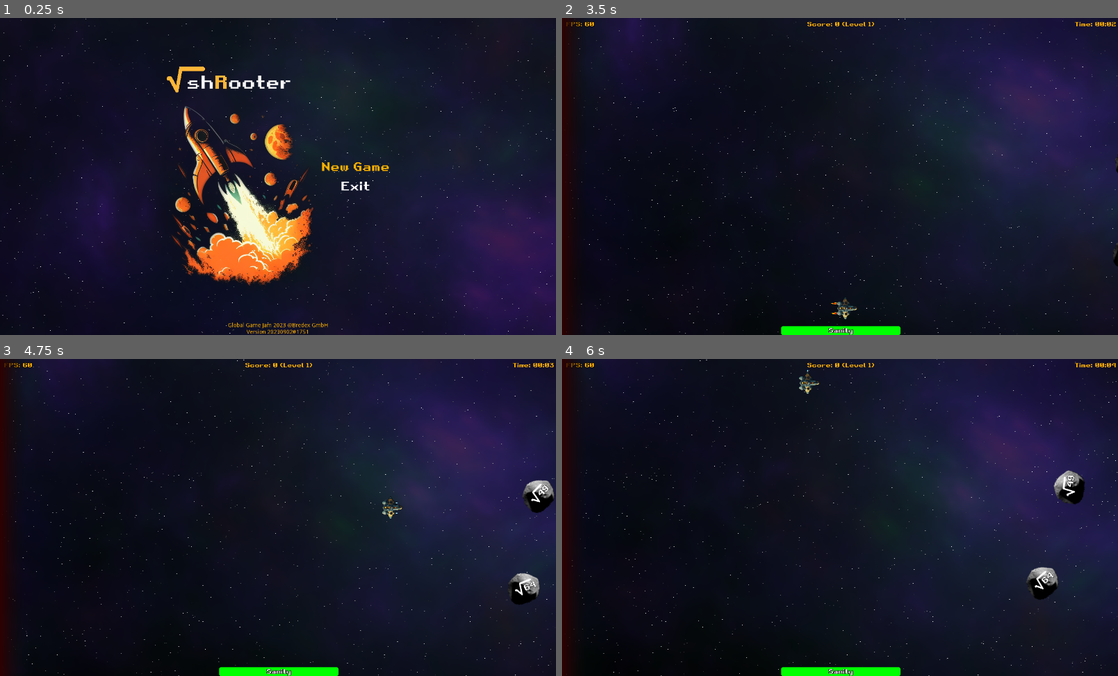
Above: before the commit, frames 1-4 (two rows, left to right).
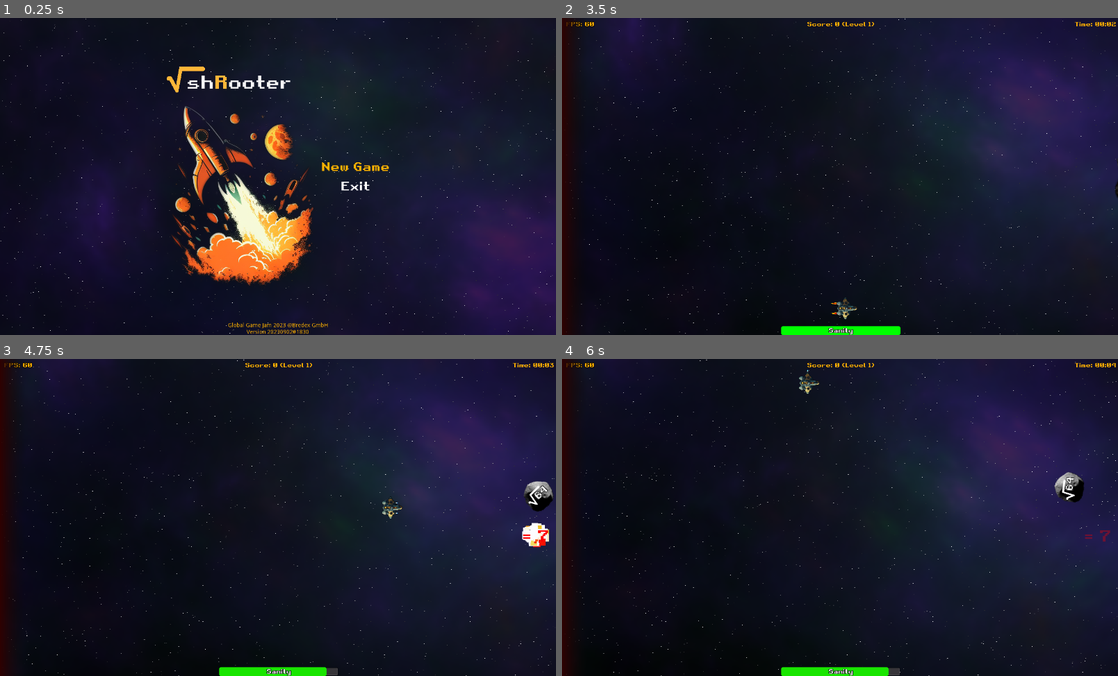
Above: after the commit, the same moments.

Repository: gingerr/ggj-2023-roots-one
Game: Godot game, scene res://MainMenu.tscn
Two runs of this game, one before a commit and one after it. Both use one fixed random seed, a clock stepped at 60 frames per second and the inputs below.
Inputs:
- Up to frame 1 (0.25 s): no input
- Up to frame 2 (3.5 s): click "New Game" at 0.5 s; tap Enter at 1.25, 1.35, 2.1, 2.85 s; hold Right (ui_right) 1.28-2.03 s; tap Space at 1.52, 2.27 s; hold Down (ui_down) 2.03-2.78 s; hold Right (ui_right) from 2.78 s (still down)
- Up to frame 3 (4.75 s): release Right (ui_right) at 3.53 s; hold Up (ui_up) 3.53-4.28 s; tap Enter at 3.6, 4.35 s; tap Space at 3.77, 4.52 s; hold Left (ui_left) from 4.28 s (still down)
- Up to frame 4 (6 s): tap Enter at 5.1, 5.85 s; tap Space at 5.27 s; release Left (ui_left) at 5.78 s; hold Down (ui_down) from 5.78 s (still down)

The runs differ from the first frame. In frame 1, less than 0.1% of the frame differs, in the area x 53-56%, y 98-100%; in frame 2, less than 0.1%; in frame 3, 1.4%, in the area x 39-100%, y 38-100%; in frame 4, 1.2%.

Commit message:
.

Diff:
--- a/EnemyRoot.gd
+++ b/EnemyRoot.gd
@@ -3,7 +3,6 @@
 
 const explosionPreload = preload("res://Explosion.tscn")
 const hintPreload = preload("res://Hint.tscn")
-const texture_root = 	preload("resources/sqroot.png")
 const textures_asteroid = Array ([
 	preload("resources/asteroid1.png"),
 	preload("resources/asteroid2.png"),
@@ -21,7 +20,6 @@
 
 func _ready():
 	# init preloaded textures
-	$RootSprite.texture = texture_root
 	randomize()
 	var rand_index:int = randi() % textures_asteroid.size()
 	$AsteroidSprite.texture = textures_asteroid[rand_index]
--- a/EnemyRoot.tscn
+++ b/EnemyRoot.tscn
@@ -1,40 +1,44 @@
-[gd_scene load_steps=6 format=2]
+[gd_scene load_steps=8 format=2]
 
 [ext_resource path="res://BehaviorHovering.gd" type="Script" id=1]
 [ext_resource path="res://resources/retro-gaming.ttf" type="DynamicFontData" id=2]
+[ext_resource path="res://resources/sqroot.png" type="Texture" id=3]
 [ext_resource path="res://resources/asteroid1.png" type="Texture" id=4]
 [ext_resource path="res://EnemyRoot.gd" type="Script" id=6]
 
 [sub_resource type="DynamicFont" id=4]
-size = 400
-outline_size = 18
+size = 12
+outline_size = 1
 outline_color = Color( 0.258824, 0.258824, 0.258824, 1 )
 font_data = ExtResource( 2 )
 
+[sub_resource type="CircleShape2D" id=5]
+radius = 22.9713
+
 [node name="EnemyRoot" type="Area2D"]
-scale = Vector2( 0.05, 0.05 )
+scale = Vector2( 1.7, 1.7 )
 z_index = -2
 script = ExtResource( 6 )
 
 [node name="AsteroidSprite" type="Sprite" parent="."]
-scale = Vector2( 38.125, 35.4167 )
 texture = ExtResource( 4 )
 
 [node name="Label" type="Label" parent="."]
-margin_left = -228.0
-margin_top = -232.0
-margin_right = 794.0
-margin_bottom = 405.0
+margin_left = -8.82353
+margin_top = -7.05882
+margin_right = 17.1765
+margin_bottom = 8.94118
 custom_fonts/font = SubResource( 4 )
 text = "196"
 align = 1
 
 [node name="RootSprite" type="Sprite" parent="."]
-scale = Vector2( 10, 10 )
+position = Vector2( -5.23529, 0 )
+scale = Vector2( 0.3, 0.3 )
+texture = ExtResource( 3 )
 
-[node name="CollisionPolygon2D" type="CollisionPolygon2D" parent="."]
-position = Vector2( -160, -40 )
-polygon = PoolVector2Array( -640, -180, -480, -540, 140, -740, 660, -560, 1000, -160, 900, 380, 520, 740, -240, 700, -620, 360 )
+[node name="CollisionPolygon2D" type="CollisionShape2D" parent="."]
+shape = SubResource( 5 )
 
 [node name="BehaviorHovering" type="Node" parent="."]
 script = ExtResource( 1 )
--- a/MainMenu.tscn
+++ b/MainMenu.tscn
@@ -197,7 +197,7 @@
 grow_horizontal = 0
 size_flags_vertical = 8
 text = "Global Game Jam 2023 @Bredex GmbH
-Version 20230902#1751"
+Version 20230902#1830"
 align = 1
 valign = 1
 autowrap = true
--- a/Player.tscn
+++ b/Player.tscn
@@ -23,9 +23,6 @@
 
 [node name="BehaviorHovering" type="Node" parent="."]
 script = ExtResource( 3 )
-
-[node name="CollisionPolygon2D" type="CollisionPolygon2D" parent="."]
-polygon = PoolVector2Array( 40.9999, -35.0001, 0.999772, -63, -33.0001, -36.9999, -66, 5.00024, -57.9998, 58.0002, 1.00024, 67, 42.0002, 62.9998, 69, 7.99975 )
 
 [node name="thrust_back_left" type="Sprite" parent="."]
 position = Vector2( -26.6664, 68.889 )
@@ -84,3 +81,6 @@
 stream = ExtResource( 6 )
 volume_db = -10.0
 pitch_scale = 1.25
+
+[node name="CollisionPolygon2D" type="CollisionPolygon2D" parent="."]
+polygon = PoolVector2Array( -48.8888, 37.778, -28.8885, 95.5557, 2.22246, 64.4444, 28.8892, 95.5555, 44.4446, 55.5554, 44.4445, 28.8887, 77.7778, 8.88861, 44.4444, -8.88905, 31.111, -40.0001, 22.2221, -26.6667, 2.22196, -73.3333, -20.0001, -33.3333, -31.1112, -35.5554, -44.4445, -11.111, -82.2222, 8.88919 )
--- a/ResourceLoader.gd
+++ /dev/null
@@ -1,10 +0,0 @@
-extends Node
-
-# Game Scene
-const squareRootFactory = preload("res://EnemyRoot.tscn")
-
-func _ready():
-	# This is a performance workaround for the issue, that first spawn in-game of asterooid was slow
-	var dummy = squareRootFactory.instance();
-	add_child(dummy)
-	call_deferred("remove_child", dummy)
--- a/project.godot
+++ b/project.godot
@@ -48,7 +48,6 @@
 
 [autoload]
 
-ResourceLoader="*res://ResourceLoader.gd"
 HUD="*res://HUD.tscn"
 
 [display]
Not shown, changed: docs/index.pck
